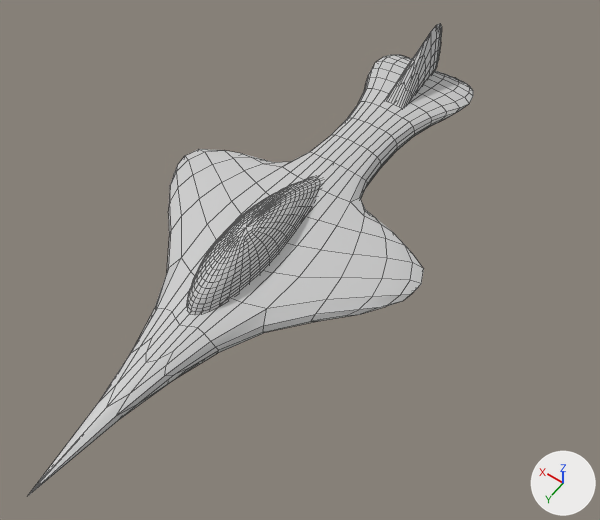
Before and after pictures for a commit that changed the Blender file models/src/plane.blend.
Before and after are seen from a camera (50 mm lens) standing at (-0.494, 0.671, 0.962) and looking at (-0.051, 0.051, -0.012). Arrows for +X, +Y and +Z are at lower right; the lights stay in place. Mesh edges are drawn as thin lines.
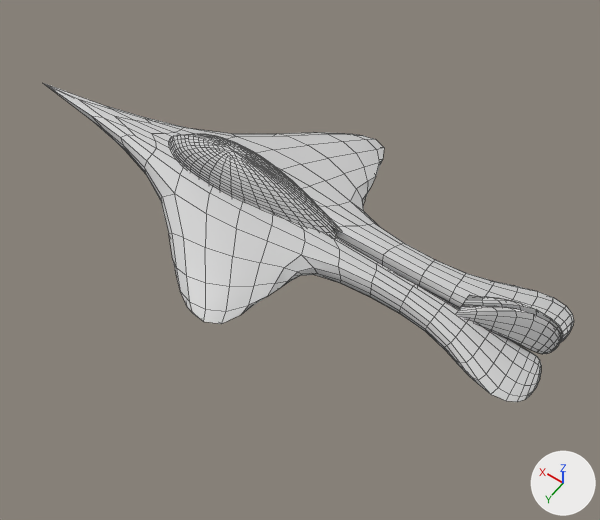
Diff of the bpy script that builds the scene:
```diff
--- a/models/src/plane.blend.py
+++ b/models/src/plane.blend.py
@@ me_cube @@
 me_cube.from_pydata(...)  # 56 vertices, 51 faces; spans x 0.0..0.414, y -0.454..0.542, z -0.032..0.13
 # used by ob_cube; location = (0.0, 0.0, 0.0)
+# me_cube part 1: the whole mesh is turned -90 degrees about the z axis through the mesh origin
 me_cube.materials.append(mat_material)
@@ ob_cube @@
 ob_cube.location = (0.0, 0.0, 0.0)
-_m = ob_cube.modifiers.new('Mirror', 'MIRROR')
-_m.use_clip = True
 _m = ob_cube.modifiers.new('Subdivision', 'SUBSURF')
@@ ob_cube @@
 _m = ob_cube.modifiers.new('EdgeSplit', 'EDGE_SPLIT')
+_m = ob_cube.modifiers.new('Mirror', 'MIRROR')
+_m.use_axis = (False, True, False)
```

Where the change shows, as pixel boxes [x1, y1, x2, y2] in the pictures (600 x 520 px):
'Cube', mesh turned, modifiers changed
    before: [28, 24, 473, 496]
    after: [43, 83, 574, 402]
